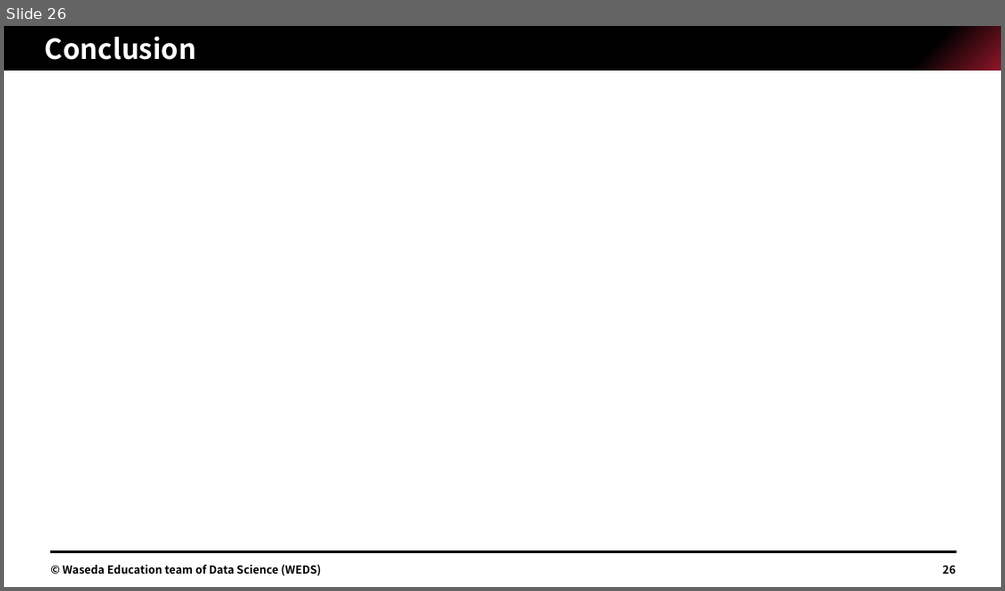
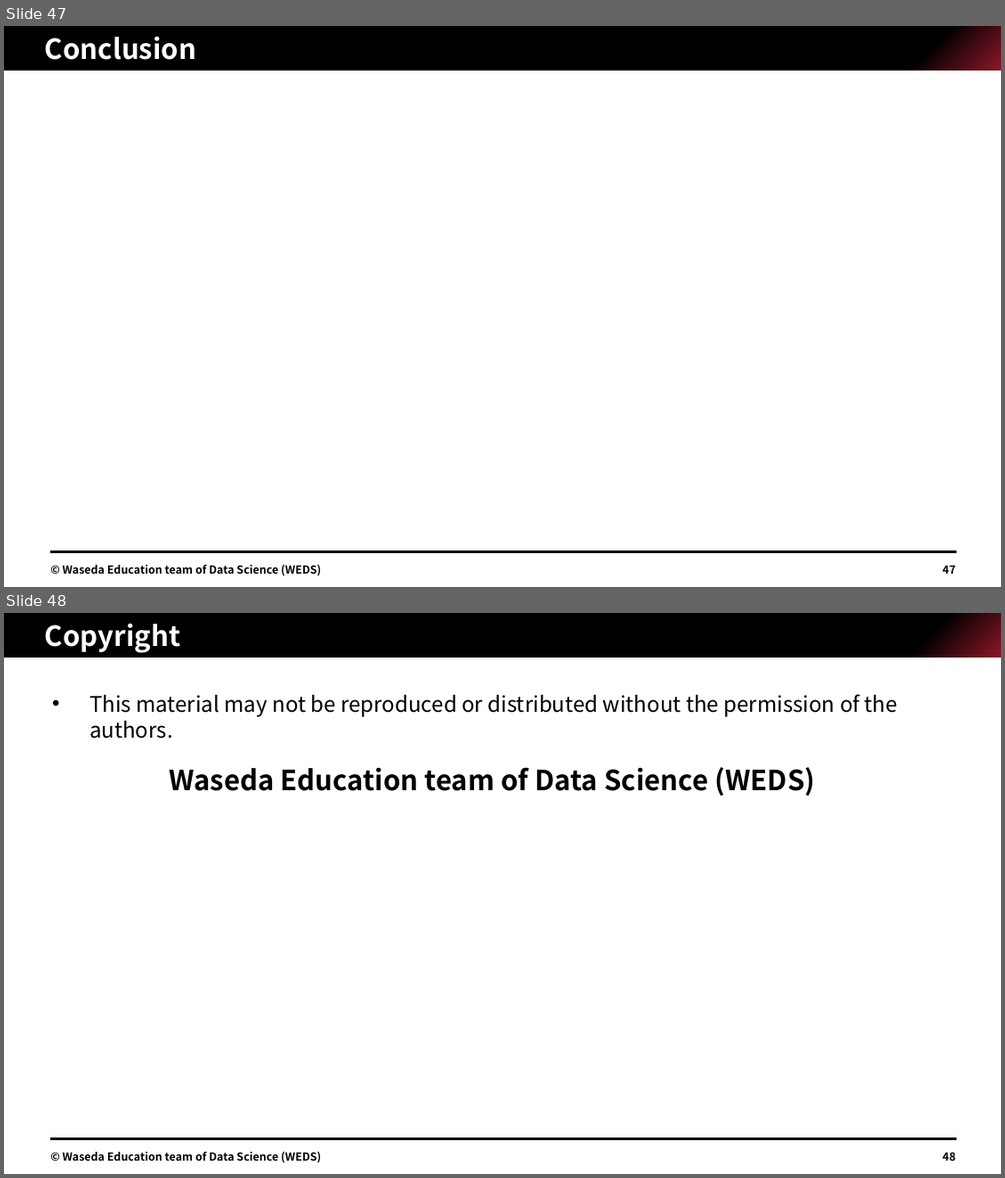
Before and after one commit to Jimin-Park0901/Data-Science, a slide deck: Store_Sale/assignment/1W22CF16.pptx. Shown one above the other, each under a label of ours: slide 26 before the commit, slides 47 and 48 after it. The pictures are 1005x591 and 1005x1178 pixels, drawn with LibreOffice and Linux fonts; fonts in the diff are those of the drawing; grey boxes stand for pictures. Boxes give left, top, right and bottom in pixels: in the first picture for what was removed or moved away, otherwise in the second. Text is boxed around its words. In the diff, an @@ line names an element or a change of style, - is before the commit and + after.

```diff
--- a/Store_Sale/assignment/1W22CF16.pptx
+++ b/Store_Sale/assignment/1W22CF16.pptx
@@ slide 48 added at <box>4,613,1001,1174</box>, background #FFFFFF; not listed: 2 template elements that a slide beside it also shows @@
@@ title added at <box>45,623,180,653</box>, 20 pt, text #FFFFFF, bold @@
+Copyright
@@ text added at <box>89,694,898,738</box>, 15.5 pt, text #000000 @@
+• This material may not be reproduced or distributed without the permission of the authors.
@@ text added at <box>169,767,815,795</box>, 20 pt, text #000000, bold @@
+Waseda Education team of Data Science (WEDS)
@@ text added at <box>63,1151,321,1163</box>, 8 pt, text #000000, bold @@
+© Waseda Education team of Data Science (WEDS)
@@ page number added at <box>942,1151,955,1160</box>, 8 pt, text #000000, bold @@
+48
@@ what was slide 26 is now slide 47 @@
@@ page number at <box>942,564,955,573</box>: text changed @@
-26
+47
```
Also in this commit, not shown: 17 slides changed, 22 other slides added, 1 slide removed, 4 other files.
